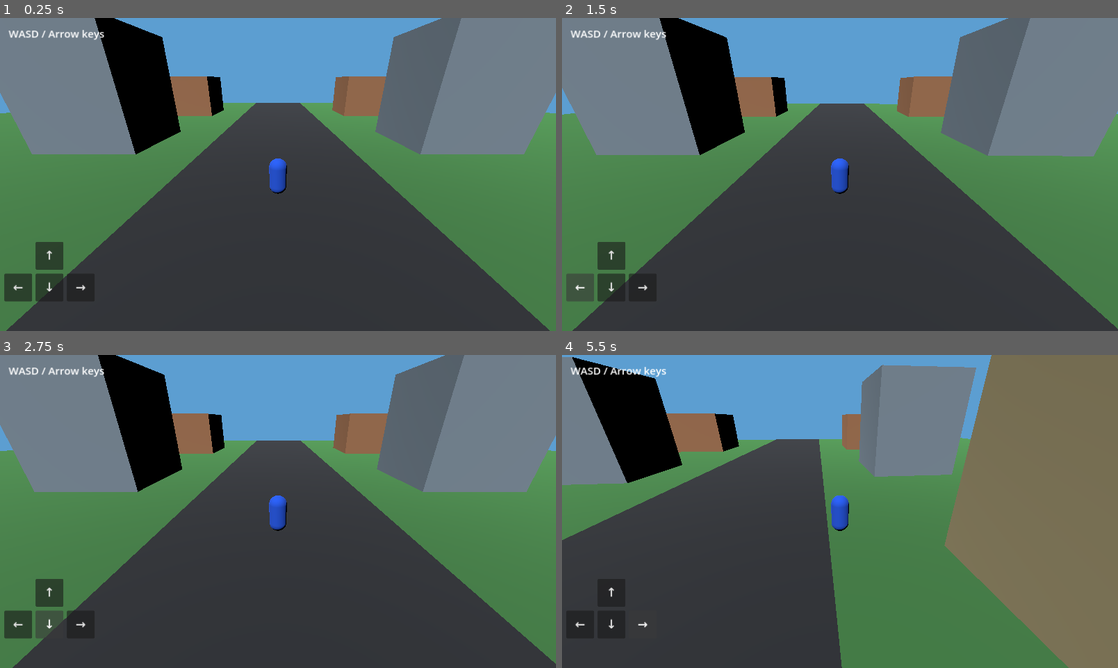
Above: before the commit, frames 1-4 (two rows, left to right).
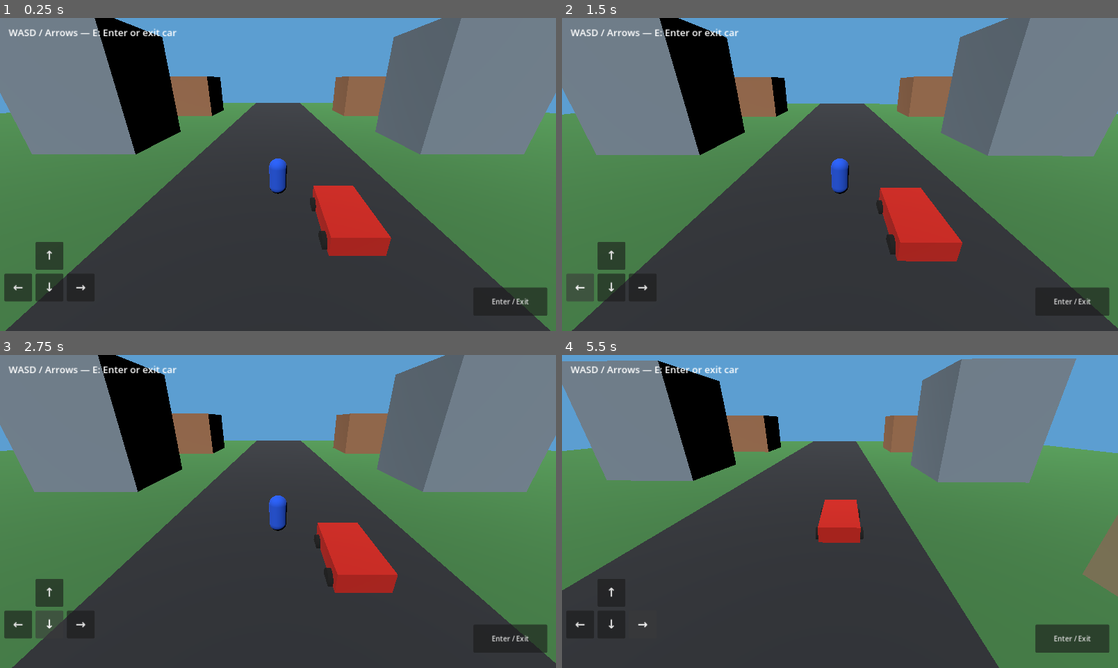
Above: after the commit, the same moments.

Repository: rofaqtv-jpg/Duchai
Game: Godot game, scene res://scenes/main.tscn
The game is run twice, just before and just after one commit, with the same random seed, the same clock (stepped at 60 frames per second) and the same inputs.
Inputs:
- Up to frame 1 (0.25 s): no input
- Up to frame 2 (1.5 s): click "↑" at 0.5 s; click "←" at 1.25 s
- Up to frame 3 (2.75 s): click "↓" at 2 s
- Up to frame 4 (5.5 s): click "→" at 2.75 s; hold D 3.53-4.28 s; hold E 3.53-4.28 s; hold S 4.28-5.03 s; tap E at 4.35 s; hold D from 5.03 s (still down); hold E from 5.03 s (still down)

The runs differ from the first frame. In frame 1, 3.3% of the frame differs, in the area x 1-99%, y 3-100%; in frame 2, 3.4%; in frame 3, 3.2%; in frame 4, 57%, in the area x 0-100%, y 0-100%.

Commit message:
Implement vehicle controls and camera follow
Added car functionality and controls to the main script, allowing the player to enter and exit a vehicle. Updated camera behavior to follow the car when driving.

Diff:
--- a/scripts/main.gd
+++ b/scripts/main.gd
@@ -1,9 +1,14 @@
 extends Node3D
 
 const PLAYER_SCRIPT = preload("res://scripts/player.gd")
+const CAR_SCRIPT = preload("res://scripts/car.gd")
 
 var player: CharacterBody3D
+var car: CharacterBody3D
 var camera: Camera3D
+
+var driving := false
+var e_key_was_down := false
 
 var touch := {
 	"up": false,
@@ -12,9 +17,11 @@
 	"right": false
 }
 
+
 func _ready() -> void:
 	_make_world()
 	_make_player()
+	_make_car()
 	_make_camera()
 	_make_controls()
 
@@ -22,6 +29,11 @@
 func _process(delta: float) -> void:
 	if not is_instance_valid(player):
 		return
+
+	var e_key_down := Input.is_key_pressed(KEY_E)
+	if e_key_down and not e_key_was_down:
+		_toggle_vehicle()
+	e_key_was_down = e_key_down
 
 	var x := 0.0
 	var y := 0.0
@@ -35,15 +47,31 @@
 	if touch["down"]:
 		y -= 1.0
 
-	player.set("move_input", Vector2(x, y))
-
-	if is_instance_valid(camera):
-		var target_position := player.global_position + Vector3(0.0, 5.0, 9.0)
-		camera.global_position = camera.global_position.lerp(
-			target_position,
-			min(1.0, delta * 5.0)
-		)
-		camera.look_at(player.global_position + Vector3(0.0, 1.0, 0.0), Vector3.UP)
+	if driving:
+		if Input.is_key_pressed(KEY_A) or Input.is_key_pressed(KEY_LEFT):
+			x -= 1.0
+		if Input.is_key_pressed(KEY_D) or Input.is_key_pressed(KEY_RIGHT):
+			x += 1.0
+		if Input.is_key_pressed(KEY_W) or Input.is_key_pressed(KEY_UP):
+			y += 1.0
+		if Input.is_key_pressed(KEY_S) or Input.is_key_pressed(KEY_DOWN):
+			y -= 1.0
+
+		car.set("drive_input", Vector2(x, y).limit_length(1.0))
+	else:
+		player.set("move_input", Vector2(x, y))
+
+	var follow_target: Node3D = car if driving else player
+	var target_position := follow_target.global_position + Vector3(0.0, 5.0, 9.0)
+
+	camera.global_position = camera.global_position.lerp(
+		target_position,
+		min(1.0, delta * 5.0)
+	)
+	camera.look_at(
+		follow_target.global_position + Vector3(0.0, 1.0, 0.0),
+		Vector3.UP
+	)
 
 
 func _make_world() -> void:
@@ -53,16 +81,17 @@
 	add_child(sun)
 
 	_add_box(
-		self, "Ground",
+		self,
+		"Ground",
 		Vector3(0.0, -0.5, 0.0),
 		Vector3(100.0, 1.0, 100.0),
 		Color(0.24, 0.47, 0.25)
 	)
 
-	# شارع مرئي؛ الأرض تحته هي سطح التصادم.
 	_add_box(
-		self, "Road",
-		Vector3(0.0, 0.03, 0.0),
+		self,
+		"Road",
+		Vector3(0.0, 0.04, 0.0),
 		Vector3(12.0, 0.06, 100.0),
 		Color(0.16, 0.17, 0.19),
 		false
@@ -135,7 +164,9 @@
 	add_child(player)
 
 	var collision := CollisionShape3D.new()
+	collision.name = "CollisionShape3D"
 	collision.position.y = 0.9
+
 	var capsule_shape := CapsuleShape3D.new()
 	capsule_shape.radius = 0.42
 	capsule_shape.height = 1.8
@@ -144,6 +175,7 @@
 
 	var mesh_instance := MeshInstance3D.new()
 	mesh_instance.position.y = 0.9
+
 	var capsule_mesh := CapsuleMesh.new()
 	capsule_mesh.radius = 0.42
 	capsule_mesh.height = 1.8
@@ -155,13 +187,62 @@
 	player.add_child(mesh_instance)
 
 
+func _make_car() -> void:
+	car = CharacterBody3D.new()
+	car.name = "Car"
+	car.position = Vector3(2.5, 0.0, 2.5)
+	car.set_script(CAR_SCRIPT)
+	add_child(car)
+
+	var collision := CollisionShape3D.new()
+	collision.position.y = 0.6
+
+	var box_shape := BoxShape3D.new()
+	box_shape.size = Vector3(1.8, 0.8, 3.4)
+	collision.shape = box_shape
+	car.add_child(collision)
+
+	var body_mesh := MeshInstance3D.new()
+	body_mesh.position.y = 0.6
+
+	var body_box := BoxMesh.new()
+	body_box.size = Vector3(1.8, 0.8, 3.4)
+	body_mesh.mesh = body_box
+
+	var body_material := StandardMaterial3D.new()
+	body_material.albedo_color = Color(0.78, 0.12, 0.08)
+	body_mesh.material_override = body_material
+	car.add_child(body_mesh)
+
+	var wheel_material := StandardMaterial3D.new()
+	wheel_material.albedo_color = Color(0.08, 0.08, 0.08)
+
+	for x in [-0.95, 0.95]:
+		for z in [-1.1, 1.1]:
+			var wheel := MeshInstance3D.new()
+			wheel.position = Vector3(float(x), 0.34, float(z))
+			wheel.rotation_degrees.z = 90.0
+
+			var wheel_mesh := CylinderMesh.new()
+			wheel_mesh.top_radius = 0.34
+			wheel_mesh.bottom_radius = 0.34
+			wheel_mesh.height = 0.22
+			wheel.mesh = wheel_mesh
+			wheel.material_override = wheel_material
+			car.add_child(wheel)
+
+
 func _make_camera() -> void:
 	camera = Camera3D.new()
 	camera.name = "FollowCamera"
 	add_child(camera)
+
 	camera.global_position = player.global_position + Vector3(0.0, 5.0, 9.0)
 	camera.current = true
-	camera.look_at(player.global_position + Vector3(0.0, 1.0, 0.0), Vector3.UP)
+	camera.look_at(
+		player.global_position + Vector3(0.0, 1.0, 0.0),
+		Vector3.UP
+	)
 
 
 func _make_controls() -> void:
@@ -173,15 +254,29 @@
 	layer.add_child(ui)
 
 	var hint := Label.new()
-	hint.text = "WASD / Arrow keys"
+	hint.text = "WASD / Arrows — E: Enter or exit car"
 	hint.position = Vector2(20.0, 18.0)
-	hint.add_theme_font_size_override("font_size", 24)
+	hint.add_theme_font_size_override("font_size", 22)
 	ui.add_child(hint)
 
 	_add_touch_button(ui, "↑", "up", 82.0, -205.0)
 	_add_touch_button(ui, "←", "left", 10.0, -132.0)
 	_add_touch_button(ui, "↓", "down", 82.0, -132.0)
 	_add_touch_button(ui, "→", "right", 154.0, -132.0)
+
+	var vehicle_button := Button.new()
+	vehicle_button.text = "Enter / Exit"
+	vehicle_button.focus_mode = Control.FOCUS_NONE
+	vehicle_button.anchor_left = 1.0
+	vehicle_button.anchor_right = 1.0
+	vehicle_button.anchor_top = 1.0
+	vehicle_button.anchor_bottom = 1.0
+	vehicle_button.offset_left = -190.0
+	vehicle_button.offset_top = -100.0
+	vehicle_button.offset_right = -20.0
+	vehicle_button.offset_bottom = -35.0
+	vehicle_button.pressed.connect(_toggle_vehicle)
+	ui.add_child(vehicle_button)
 
 
 func _add_touch_button(
@@ -212,3 +307,37 @@
 
 func _set_touch(action: String, is_down: bool) -> void:
 	touch[action] = is_down
+
+
+func _toggle_vehicle() -> void:
+	if not driving:
+		if player.global_position.distance_to(car.global_position) > 4.5:
+			return
+
+		driving = true
+		player.hide()
+		player.set_physics_process(false)
+
+		var player_collision := player.get_node(
+			"CollisionShape3D"
+		) as CollisionShape3D
+		player_collision.set_deferred("disabled", true)
+
+		car.set("drive_input", Vector2.ZERO)
+	else:
+		driving = false
+		car.set("drive_input", Vector2.ZERO)
+
+		player.global_position = (
+			car.global_position
+			+ car.global_basis.x * 2.0
+			+ Vector3(0.0, 0.12, 0.0)
+		)
+
+		var player_collision := player.get_node(
+			"CollisionShape3D"
+		) as CollisionShape3D
+		player_collision.set_deferred("disabled", false)
+
+		player.show()
+		player.set_physics_process(true)
